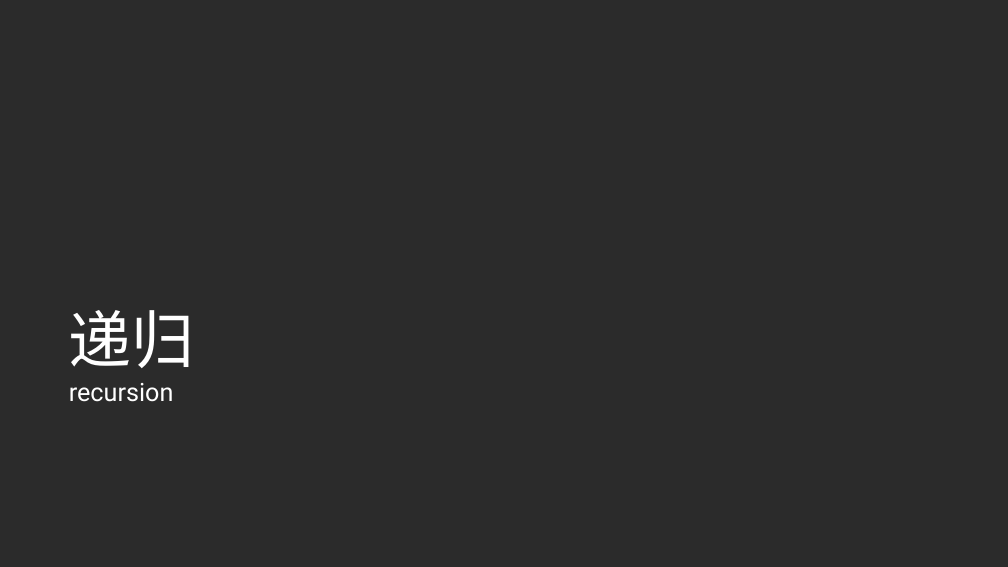
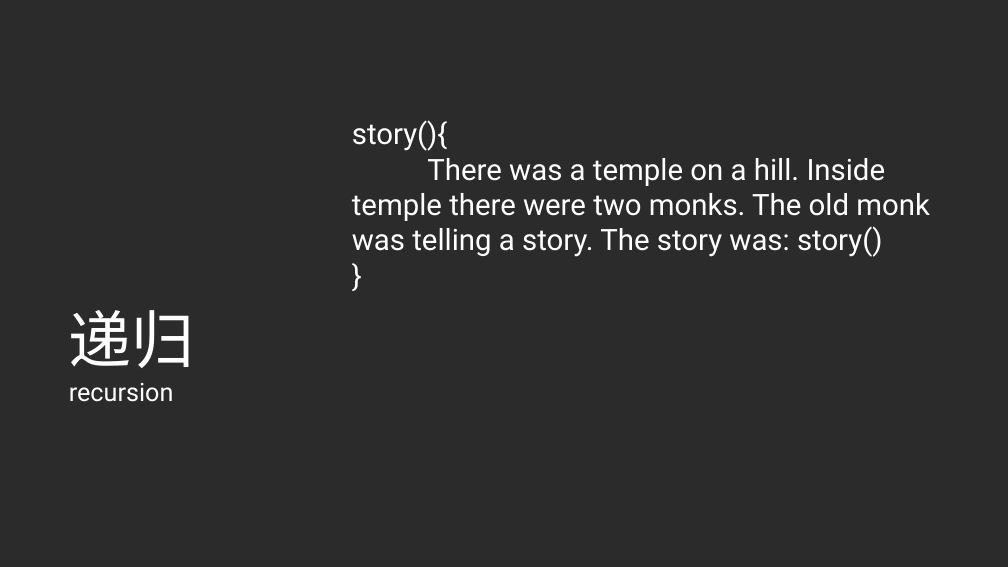
Before and after one commit to duanqn/programming_basic, a slide deck: slide 5 of slides/lec3.pptx. Drawn at 1008x567 pixels with LibreOffice and Linux fonts; fonts in the diff are those of the drawing; background and template pictures are left out; a plain dark background stands for a picture behind light text. Boxes give left, top, right and bottom in pixels: in the first picture for what was removed or moved away, otherwise in the second. Text is boxed around its words. In the diff, an @@ line names an element or a change of style, - is before the commit and + after.

```diff
--- a/slides/lec3.pptx
+++ b/slides/lec3.pptx
@@ text added at [352,120,930,257], 28 pt, text #FFFFFF @@
+story(){
+There was a temple on a hill. Inside temple there were two monks. The old monk was telling a story. The story was: story()
+}
```
Also in this commit, not shown: 4 other slides changed.
